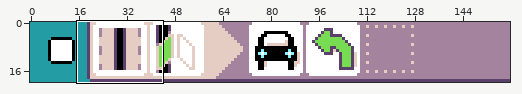
Edited in one commit: sprite sheet (docs/images/generated/sample_robot_line_follow_page_1_rule_3.png). The first picture is a wide view before the edit; the outline marks the close-up.
Close-up. The starting point:
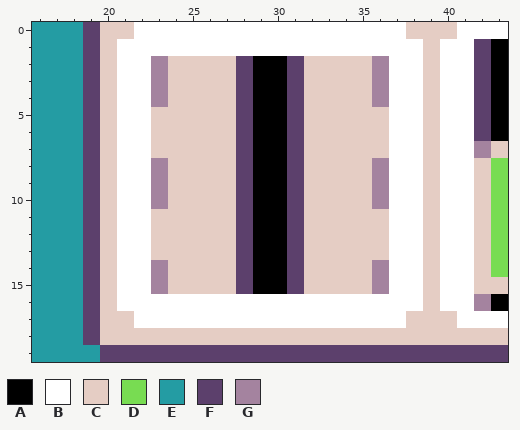
The file is 320x40 pixels, drawn in blocks of 2x2; one block is one cell here. Shown: x 16..43, y 0..19.
Palette (. is transparent): A #000000  B #ffffff  C #e5cdc4  D #78dc52  E #249ca3  F #5c406c  G #a4839f
Pixels before, first column x 16:
 0 EEEFCCBBBBBBBBBBBBBBBBCCCBBB
 1 EEEFCBBBBBBBBBBBBBBBBBBCBBFA
 2 EEEFCBBGCCCCFAAFCCCCGBBCBBFA
 3 EEEFCBBGCCCCFAAFCCCCGBBCBBFA
 4 EEEFCBBGCCCCFAAFCCCCGBBCBBFA
 5 EEEFCBBCCCCCFAAFCCCCCBBCBBFA
 6 EEEFCBBCCCCCFAAFCCCCCBBCBBFA
 7 EEEFCBBCCCCCFAAFCCCCCBBCBBGC
 8 EEEFCBBGCCCCFAAFCCCCGBBCBBCD
 9 EEEFCBBGCCCCFAAFCCCCGBBCBBCD
10 EEEFCBBGCCCCFAAFCCCCGBBCBBCD
11 EEEFCBBCCCCCFAAFCCCCCBBCBBCD
12 EEEFCBBCCCCCFAAFCCCCCBBCBBCD
13 EEEFCBBCCCCCFAAFCCCCCBBCBBCD
14 EEEFCBBGCCCCFAAFCCCCGBBCBBCD
15 EEEFCBBGCCCCFAAFCCCCGBBCBBCC
16 EEEFCBBBBBBBBBBBBBBBBBBCBBGA
17 EEEFCCBBBBBBBBBBBBBBBBCCCBBB
18 EEEFCCCCCCCCCCCCCCCCCCCCCCCC
19 EEEEFFFFFFFFFFFFFFFFFFFFFFFF
The result:
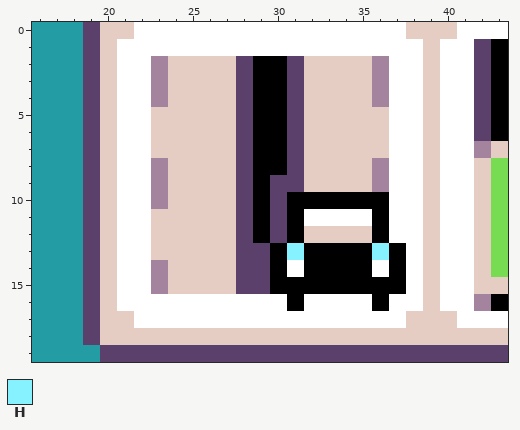
Colours new in this view: H #87f2ff
From old to new:
y 9: x 30 A -> F
y 10: x 30..36 AFCCCCG -> FAAAAAA
y 11: x 30..36 AFCCCCC -> FABBBBA
y 12: x 30..31 AF -> FA; x 36 C -> A
y 13: x 29 A -> F; x 31..37 FCCCCCB -> HAAAAHA
y 14: x 29 A -> F; x 31..37 FCCCCGB -> BAAAABA
y 15: x 29 A -> F; x 31..37 FCCCCGB -> AAAAAAA
y 16: x 31 B -> A; x 36 B -> A
Pixel boxes of the changes (left, top, right, bottom) in both close-ups:
changed: (253, 175, 406, 311)
